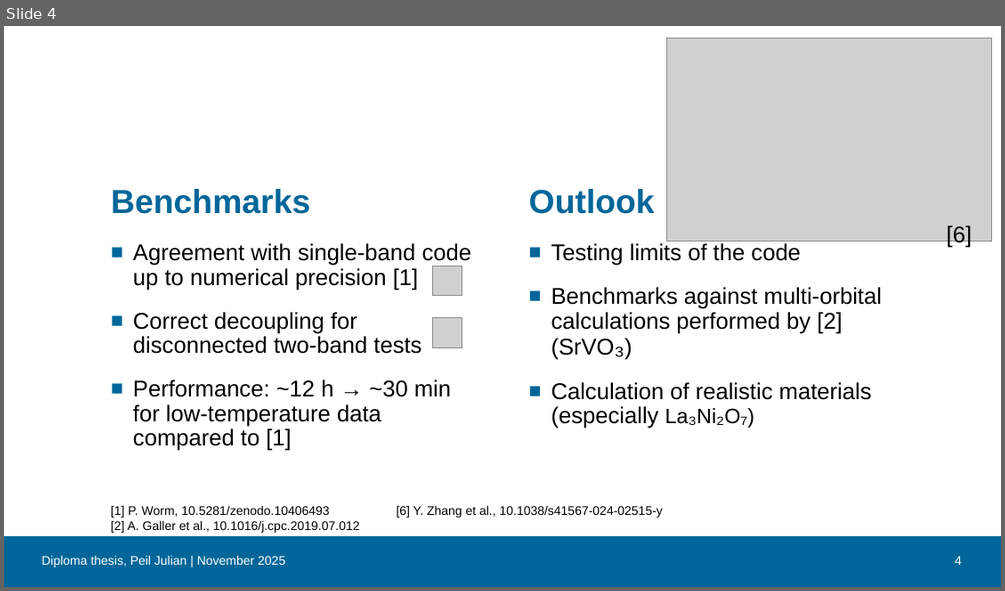
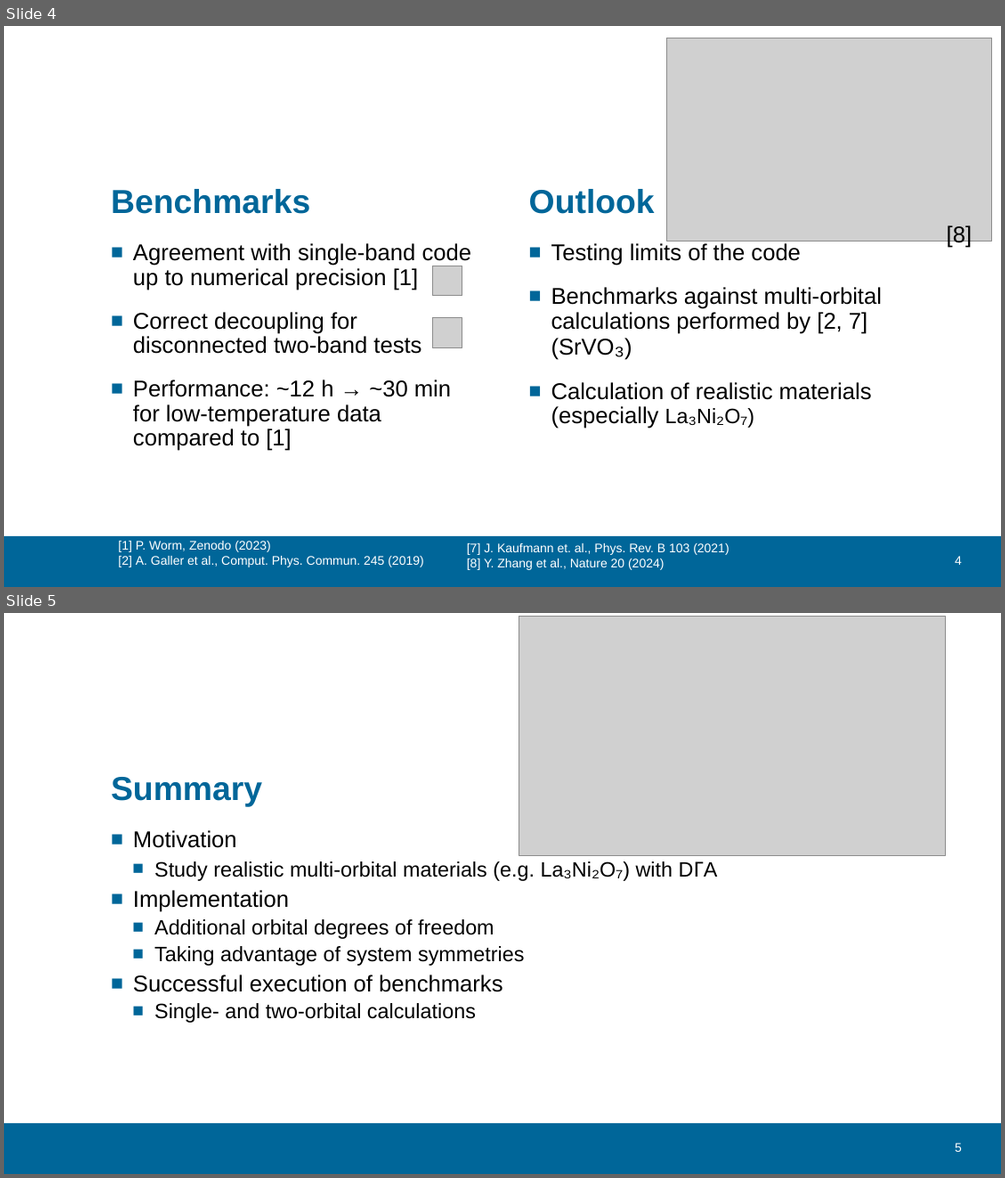
Before and after one commit to Julpe/MasterThesis, a slide deck: Chapters/Diploma_thesis_presentation.pptx. Shown one above the other, each under a label of ours: slide 4 before the commit, slides 4 and 5 after it. The pictures are 1005x591 and 1005x1178 pixels, drawn with LibreOffice and Linux fonts; fonts in the diff are those of the drawing; grey boxes stand for pictures; background and template pictures are left out. Boxes give left, top, right and bottom in pixels: in the first picture for what was removed or moved away, otherwise in the second. Text is boxed around its words. In the diff, an @@ line names an element or a change of style, - is before the commit and + after.

Commit message:
Added updated diploma thesis presentation

```diff
--- a/Chapters/Diploma_thesis_presentation.pptx
+++ b/Chapters/Diploma_thesis_presentation.pptx
@@ slide 5 added at <box>4,613,1001,1174</box>, background #FFFFFF; not listed: 1 template element that a slide beside it also shows @@
@@ picture added at <box>519,617,946,855</box> @@
@@ title added at <box>111,777,262,807</box>, 32 pt, text #006699, bold @@
+Summary
@@ text added at <box>133,830,673,1022</box>, 20 pt, text #000000 @@
+■ Motivation
+  ■ Study realistic multi-orbital materials (e.g. La₃Ni₂O₇) with DΓA
+■ Implementation
+  ■ Additional orbital degrees of freedom
+  ■ Taking advantage of system symmetries
+■ Successful execution of benchmarks
+  ■ Single- and two-orbital calculations
@@ page number added at <box>955,1143,962,1151</box>, 12 pt, text #FFFFFF @@
+5
@@ slide 4 changed as well @@
@@ text at <box>947,225,971,248</box>: text changed @@
-[6]
+[8]
@@ text at <box>551,287,882,334</box>: text changed @@
-■ Benchmarks against multi-orbital calculations performed by [2] (SrVO₃)
+■ Benchmarks against multi-orbital calculations performed by [2, 7] (SrVO₃)
@@ text removed at <box>41,556,285,567</box> @@
-Diploma thesis, Peil Julian | November 2025
@@ text at <box>118,540,423,567</box>: text changed; text colour #000000 to #FFFFFF @@
-[1] P. Worm, 10.5281/zenodo.10406493
-[2] A. Galler et al., 10.1016/j.cpc.2019.07.012
+[1] P. Worm, Zenodo (2023)
+[2] A. Galler et al., Comput. Phys. Commun. 245 (2019)
@@ text at <box>467,543,728,570</box>: text changed; text colour #000000 to #FFFFFF @@
-[6] Y. Zhang et al., 10.1038/s41567-024-02515-y
+[7] J. Kaufmann et. al., Phys. Rev. B 103 (2021)
+[8] Y. Zhang et al., Nature 20 (2024)
```
Also in this commit, not shown: 3 other slides changed, 1 other slide added, 1 slide removed, 2 other files.
